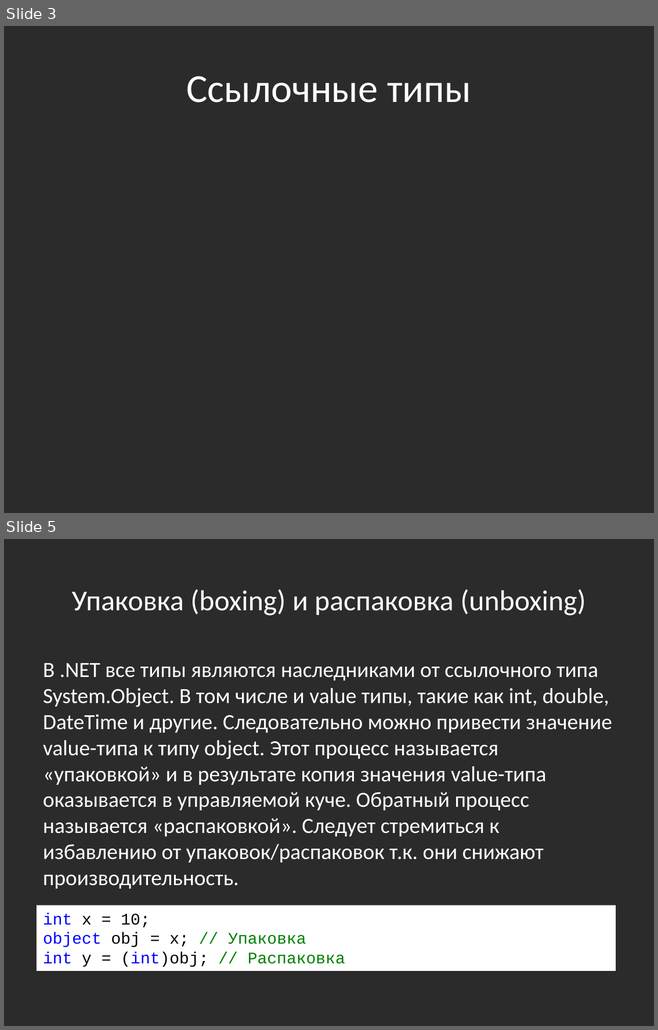
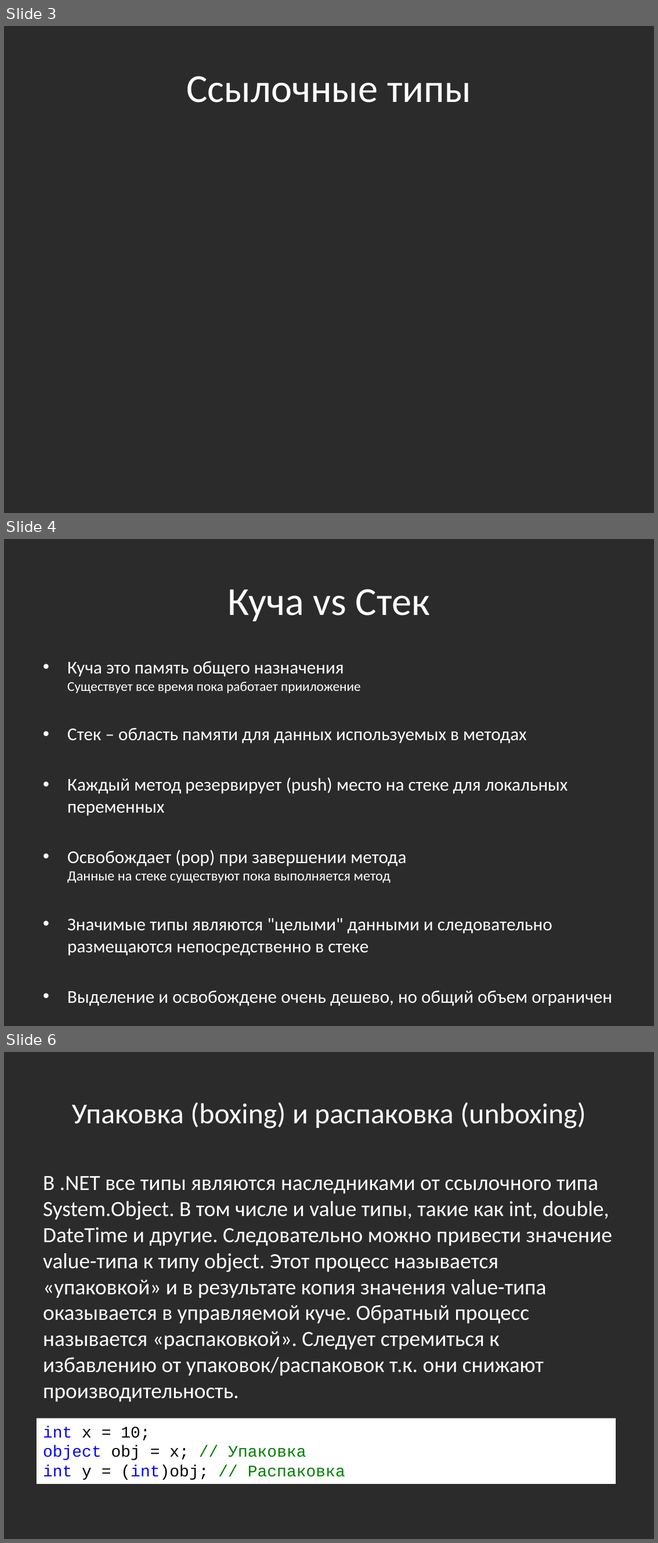
Before and after one commit to bazile/Training, a slide deck: Presentation/memory-management-and-gc.pptx. Shown one above the other, each under a label of ours: slides 3 and 5 before the commit, slides 3, 4 and 6 after it; the slides between them are not shown. The pictures are 658x1030 and 658x1543 pixels, drawn with LibreOffice and Linux fonts; fonts in the diff are those of the drawing; background and template pictures are left out; a plain dark background stands for a picture behind light text. Boxes give left, top, right and bottom in pixels: in the first picture for what was removed or moved away, otherwise in the second. Text is boxed around its words. In the diff, an @@ line names an element or a change of style, - is before the commit and + after.

```diff
--- a/Presentation/memory-management-and-gc.pptx
+++ b/Presentation/memory-management-and-gc.pptx
@@ slide 4 added at [4,539,654,1026], background picture (left out) @@
@@ title added at [228,589,430,621], 44 pt, text #FFFFFF @@
+Куча vs Стек
@@ text added at [67,661,612,1006], 20 pt, text #FFFFFF @@
+• Куча это память общего назначения
+  Существует все время пока работает прииложение
+• Стек – область памяти для данных используемых в методах
+• Каждый метод резервирует (push) место на стеке для локальных переменных
+• Освобождает (pop) при завершении метода
+  Данные на стеке существуют пока выполняется метод
+• Значимые типы являются "целыми" данными и следовательно размещаются непосредственно в стеке
+• Выделение и освобождене очень дешево, но общий объем ограничен
@@ what was slide 5 is now slide 6 @@
```
Also in this commit, not shown: 1 slide changed.
